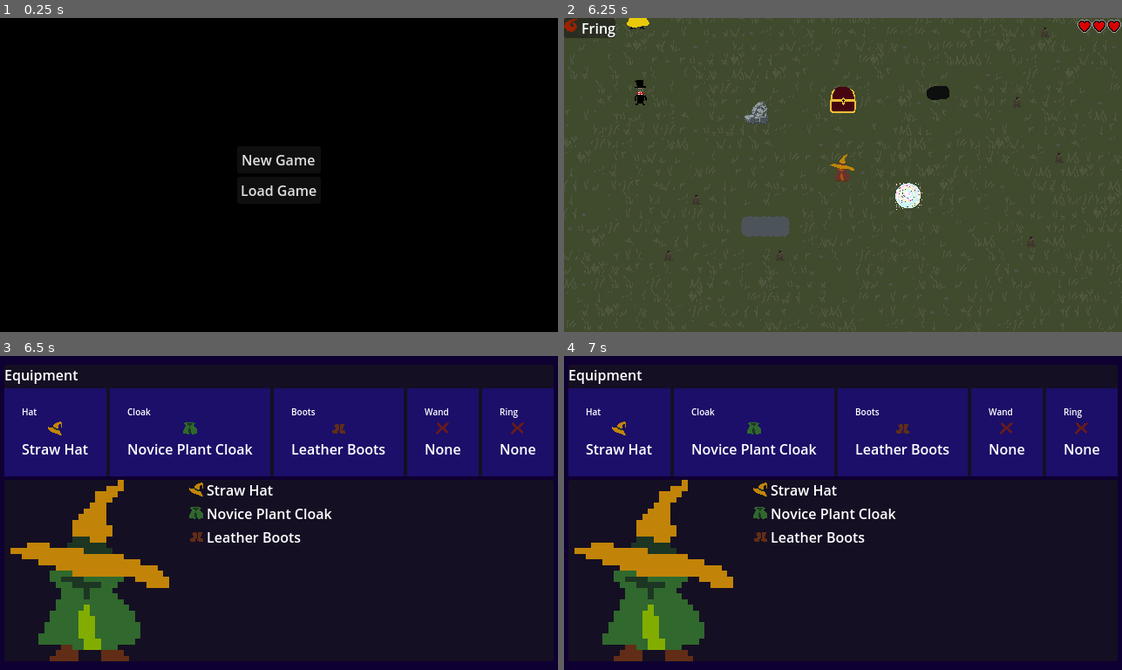
Above: before the commit, frames 1-4 (two rows, left to right).
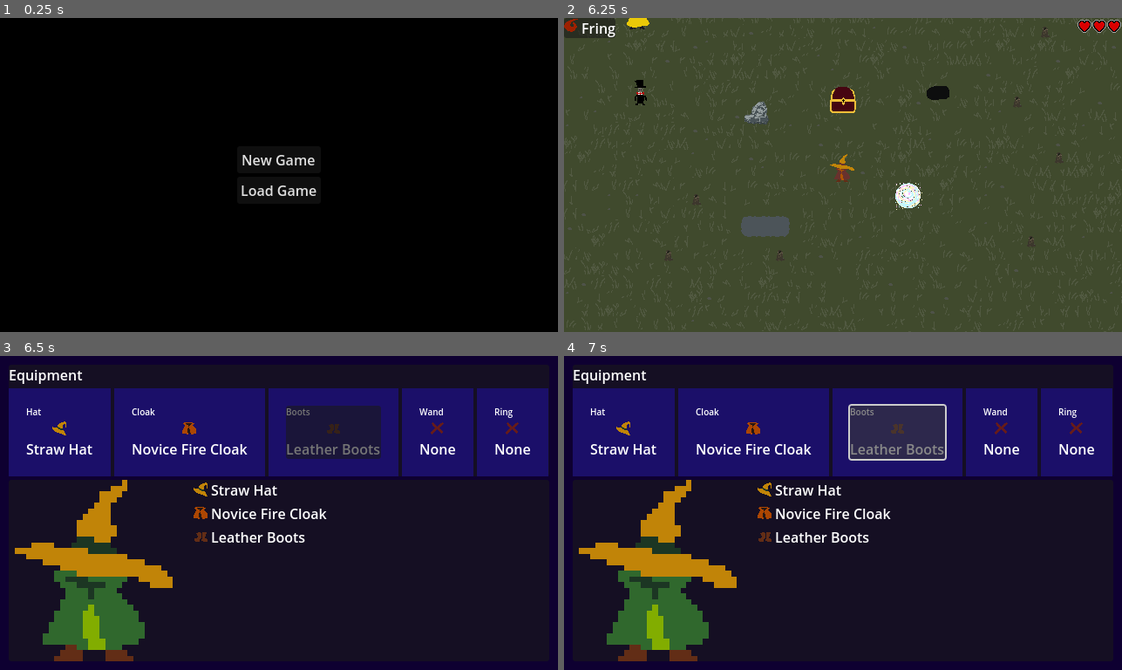
Above: after the commit, the same moments.

Repository: goshdarnheck/witchy-woods
Game: Godot game, scene res://main.tscn
Two runs of this game, one before a commit and one after it. Both use one fixed random seed, a clock stepped at 60 frames per second and the inputs below.
Inputs (mouse positions are in pixels of both pictures, inside the frame that each line leads up to):
- Up to frame 1 (0.25 s): no input
- Up to frame 2 (6.25 s): click "New Game" at 0.5 s; click "AWAKEN" at 1.25 s; tap Enter at 2, 5.75 s; hold D (right) 2.03-2.78 s; tap Space (action) at 2.1, 2.85, 3.6, 4.25, 4.35, 5.85 s; hold S (down) 2.78-3.53 s; hold D (right) 3.53-4.28 s; hold W (up) 4.28-5 s; click "Hello, it is I, Fring!" at 5 s; hold A (left) from 5.78 s (still down)
- Up to frame 3 (6.5 s): keep holding A (left); tap Tab (inventory) at 6.4 s
- Up to frame 4 (7 s): release A (left) at 6.5 s; click (898, 431) at 6.52 s

Frames 1-2 are identical in both runs. In frame 3, 9.3% of the frame differs, in the area x 0-100%, y 4-98%; in frame 4, 9.6%.

Commit message:
Items as resources; Chests work; Correct starting cloak

Diff:
--- a/interactables/chest.gd
+++ b/interactables/chest.gd
@@ -1,9 +1,8 @@
 extends Area2D
 
 var entered = false;
-# item resource as export?
-# @export var item: String;
 @export var item: Resource;
+var giving_items: bool = false;
 
 func _ready():
 	$EnterIcon.visible = false;
@@ -12,13 +11,18 @@
 	var actionKey = Input.is_action_just_pressed("action");
 
 	if entered && actionKey:
-		print("OPEN CHEST")
-		if item:
-			print(item)
+		if giving_items:
+			Manager.dismiss_items();
+			giving_items = false;
+		elif item:
 			Manager.inventory.add_items([item]);
+			Manager.show_items([item]);
+			item = null;
+			$EnterIcon.visible = false;
+			giving_items = true;
 
 func _on_body_entered(body):
-	if "player" in body:
+	if "player" in body and item:
 		entered = true;
 		$EnterIcon.visible = true;
 
--- /dev/null
+++ b/items/novice-fire-cloak.tres
@@ -0,0 +1,10 @@
+[gd_resource type="Resource" script_class="Item" load_steps=3 format=3 uid="uid://bdadrms3fqyjm"]
+
+[ext_resource type="Script" path="res://items/item.gd" id="1_evrse"]
+[ext_resource type="Texture2D" uid="uid://53yppx38xnxu" path="res://textures/novice-fire-cloak.png" id="2_bii0g"]
+
+[resource]
+script = ExtResource("1_evrse")
+type = 1
+item_name = "Novice Fire Cloak"
+sprite = ExtResource("2_bii0g")
--- /dev/null
+++ b/items/novice-water-cloak.tres
@@ -0,0 +1,10 @@
+[gd_resource type="Resource" script_class="Item" load_steps=3 format=3 uid="uid://bhfc2ho8gqtcn"]
+
+[ext_resource type="Script" path="res://items/item.gd" id="1_n1pa2"]
+[ext_resource type="Texture2D" uid="uid://7bwphpj2ou5g" path="res://textures/novice-water-cloak.png" id="2_12yvv"]
+
+[resource]
+script = ExtResource("1_n1pa2")
+type = 1
+item_name = "Novice Water Cloak"
+sprite = ExtResource("2_12yvv")
--- a/npcs/SpeachCollider.gd
+++ b/npcs/SpeachCollider.gd
@@ -75,7 +75,7 @@
 func _give_items(items):
 	giving_items = true;
 	Manager.speech_bubble_close();
-	Manager.inventory.add_item(items[0]);
+	Manager.inventory.add_items(items);
 	Manager.show_items(items);
 
 func _on_body_entered(body):
--- a/ui/Inventory.gd
+++ b/ui/Inventory.gd
@@ -1,4 +1,6 @@
 extends Control
+
+var selected_category = null;
 
 func setContent(content):
 	set_equip(enums.ITEM_TYPE.HAT, content.equipment.hat, "hat");
@@ -36,3 +38,8 @@
 	else:
 		find_child(typeName + "Name").text = "None";
 		find_child(typeName + "Image").texture = load("res://textures/x-16.png");
+
+
+func _on_boots_button_up():
+	print("BOOOOOTS")
+	pass # Replace with function body.
--- a/ui/NewItem.gd
+++ b/ui/NewItem.gd
@@ -5,9 +5,9 @@
 		if "item_name" in item:
 			find_child("Name").text = item.item_name
 		else:
-			print("missing name")
+			print("new item overlay: missing name")
 
 		if "sprite" in item:
 			find_child("Image").texture = item.sprite;
 		else:
-			print("missing image")
+			print("new item overlay: missing image")
--- a/ui/creator.gd
+++ b/ui/creator.gd
@@ -16,7 +16,7 @@
 		"study": studySelected
 	}
 
-	var cloak = load("res://items/novice-plant-cloak.tres");
+	var cloak = load("res://items/novice-"+studySelected+"-cloak.tres");
 
 	Manager.inventory.add_items([hat, cloak, boots]);
 	Manager.equipment.equip_items([hat, cloak, boots]);
--- a/ui/inventory.tscn
+++ b/ui/inventory.tscn
@@ -114,6 +114,9 @@
 layout_mode = 2
 text = "None"
 
+[node name="Button" type="Button" parent="HBoxContainer/Equipment/VBoxContainer/Equipment/BootsPanel"]
+layout_mode = 2
+
 [node name="WandPanel" type="PanelContainer" parent="HBoxContainer/Equipment/VBoxContainer/Equipment"]
 layout_mode = 2
 theme_override_styles/panel = ExtResource("2_6ifre")
@@ -184,3 +187,5 @@
 
 [node name="InvItem" parent="HBoxContainer/Player/HBoxContainer/ScrollContainer/Items" instance=ExtResource("5_007qe")]
 layout_mode = 2
+
+[connection signal="button_up" from="HBoxContainer/Equipment/VBoxContainer/Equipment/BootsPanel/Button" to="." method="_on_boots_button_up"]
Binary file added: textures/novice-fire-cloak.png
Not shown, added: textures/novice-fire-cloak.png.import
Binary file added: textures/novice-water-cloak.png
Not shown, added: textures/novice-water-cloak.png.import
Not shown, added: art/novice-fire-cloak.xcf
Not shown, added: art/novice-water-cloak.xcf
